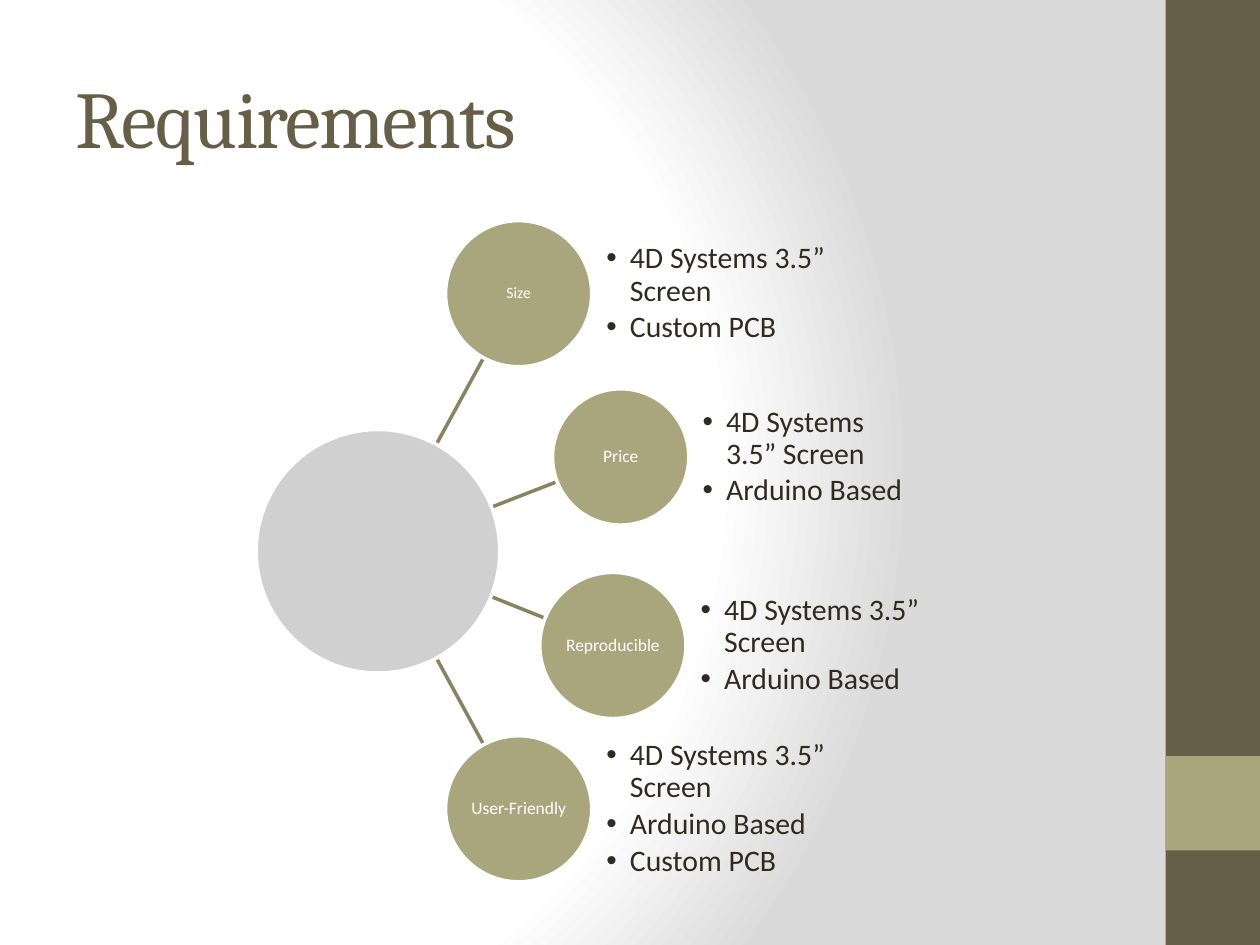
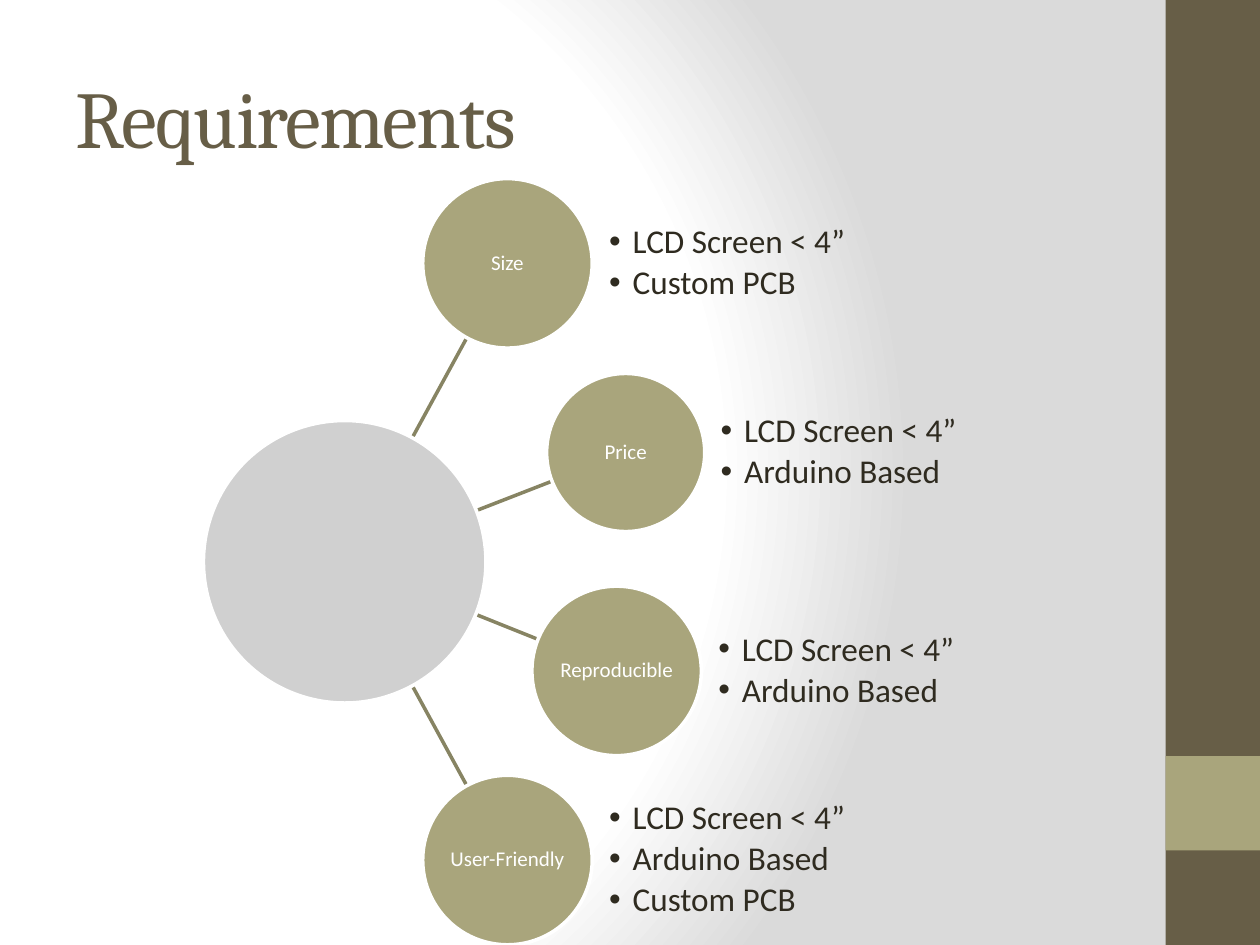
Before and after one commit to noahterickson/DigitalDash, a slide deck: slide 3 of Documentation/Capstone Documents/Presentation/finalPresentation.pptx. Drawn at 1260x945 pixels with LibreOffice and Linux fonts; fonts in the diff are those of the drawing; grey boxes stand for pictures. Boxes give left, top, right and bottom in pixels: in the first picture for what was removed or moved away, otherwise in the second. Text is boxed around its words. In the diff, an @@ line names an element or a change of style, - is before the commit and + after.

```diff
--- a/Documentation/Capstone Documents/Presentation/finalPresentation.pptx
+++ b/Documentation/Capstone Documents/Presentation/finalPresentation.pptx
@@ ellipse resized from (x1=446, y1=220, x2=592, y2=367) to (x1=422, y1=179, x2=592, y2=349) @@
@@ text "LCD Screen < 4”" moved from (x1=630, y1=247, x2=825, y2=338) to (x1=633, y1=229, x2=845, y2=295) @@
@@ text "Size" moved from (x1=506, y1=287, x2=531, y2=298) to (x1=491, y1=256, x2=524, y2=270) @@
@@ text "Size" at (x1=491, y1=256, x2=524, y2=270): size 9 to 12 pt; more space between paragraphs @@
@@ text at (x1=633, y1=229, x2=845, y2=254): text changed; size 17 to 19 pt @@
-  •• 4D Systems 3.5” Screen
+  •• LCD Screen < 4”
@@ text at (x1=633, y1=272, x2=796, y2=295): size 17 to 19 pt in "Custom PCB" @@
@@ freeform shape resized from (x1=421, y1=357, x2=486, y2=468) to (x1=396, y1=336, x2=470, y2=464) @@
@@ ellipse resized from (x1=553, y1=389, x2=689, y2=525) to (x1=547, y1=373, x2=706, y2=532) @@
@@ text "LCD Screen < 4”" moved from (x1=726, y1=412, x2=903, y2=500) to (x1=744, y1=418, x2=957, y2=484) @@
@@ text at (x1=744, y1=418, x2=957, y2=442): text changed; size 17 to 19 pt @@
-  •• 4D Systems 3.5” Screen
+  •• LCD Screen < 4”
@@ picture resized from (x1=256, y1=430, x2=499, y2=673) to (x1=203, y1=421, x2=485, y2=703) @@
@@ freeform shape resized from (x1=462, y1=478, x2=558, y2=521) to (x1=443, y1=478, x2=553, y2=526) @@
@@ text at (x1=744, y1=460, x2=940, y2=484): size 17 to 19 pt in "Arduino Based" @@
@@ freeform shape resized from (x1=462, y1=582, x2=546, y2=621) to (x1=442, y1=599, x2=539, y2=643) @@
@@ ellipse resized from (x1=539, y1=572, x2=685, y2=718) to (x1=532, y1=586, x2=702, y2=756) @@
@@ text "LCD Screen < 4”" moved from (x1=724, y1=599, x2=919, y2=689) to (x1=742, y1=637, x2=954, y2=703) @@
@@ text "Reproducible" moved from (x1=566, y1=639, x2=660, y2=654) to (x1=560, y1=662, x2=672, y2=681) @@
@@ freeform shape resized from (x1=421, y1=635, x2=486, y2=747) to (x1=396, y1=659, x2=470, y2=787) @@
@@ text at (x1=742, y1=637, x2=954, y2=661): text changed; size 17 to 19 pt @@
-  •• 4D Systems 3.5” Screen
+  •• LCD Screen < 4”
@@ text at (x1=742, y1=679, x2=938, y2=703): size 17 to 19 pt in "Arduino Based" @@
@@ ellipse resized from (x1=446, y1=736, x2=592, y2=882) to (x1=422, y1=775, x2=592, y2=945) @@
@@ text "LCD Screen < 4”" moved from (x1=630, y1=744, x2=825, y2=871) to (x1=633, y1=805, x2=845, y2=911) @@
@@ size 10 to 12 pt in 3 elements at (x1=605, y1=445, x2=647, y2=459), (x1=560, y1=662, x2=672, y2=681), (x1=450, y1=851, x2=564, y2=870) @@
@@ text "User-Friendly" moved from (x1=471, y1=802, x2=566, y2=817) to (x1=450, y1=851, x2=564, y2=870) @@
@@ text at (x1=633, y1=805, x2=845, y2=830): text changed; size 17 to 19 pt @@
-  •• 4D Systems 3.5” Screen
+  •• LCD Screen < 4”
@@ text at (x1=633, y1=847, x2=829, y2=911): size 17 to 19 pt in "Arduino Based", "Custom PCB" @@
```
Also in this commit, not shown: 3 other slides changed, 6 slides added, 2 slides removed.
